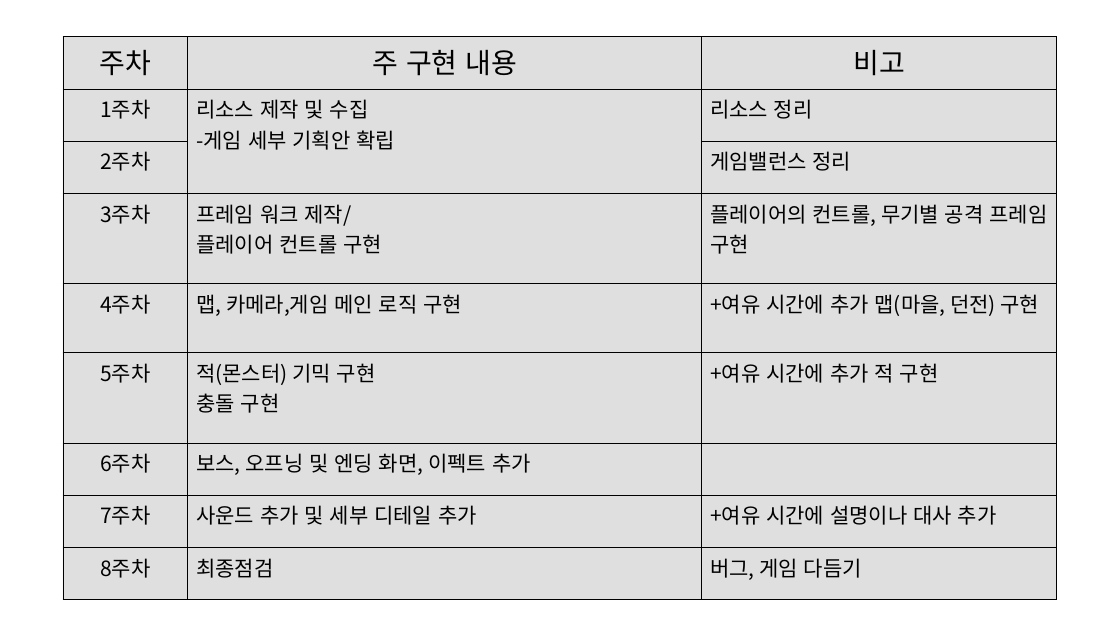
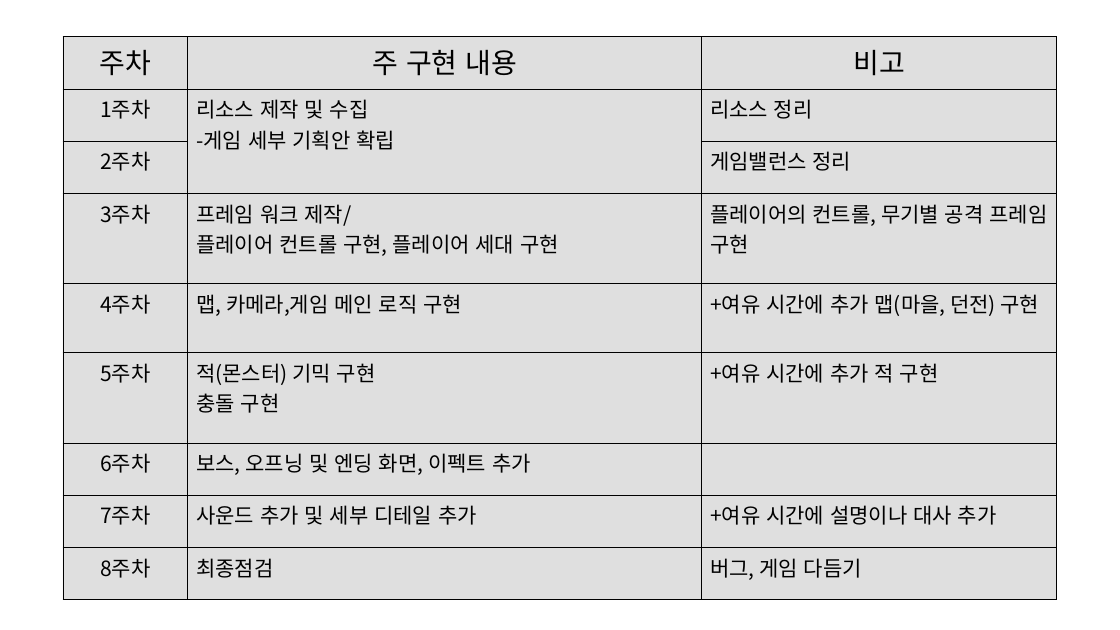
Before and after one commit to Younjaehyung/2DGP-PROJECT, a slide deck: slide 8 of 2DGP_project1.pptx (slide 9 before the commit). Drawn at 1120x630 pixels with LibreOffice and Linux fonts; fonts in the diff are those of the drawing; background and template pictures are left out. Boxes give left, top, right and bottom in pixels: in the first picture for what was removed or moved away, otherwise in the second. Text is boxed around its words. In the diff, an @@ line names an element or a change of style, - is before the commit and + after.

```diff
--- a/2DGP_project1.pptx
+++ b/2DGP_project1.pptx
@@ table at [63,37,1058,593] @@
-row 4, column 2: 프레임 워크 제작/ / 플레이어 컨트롤 구현
+row 4, column 2: 프레임 워크 제작/ / 플레이어 컨트롤 구현, 플레이어 세대 구현
```
Also in this commit, not shown: 4 other slides changed, 4 slides added, 1 other file.
